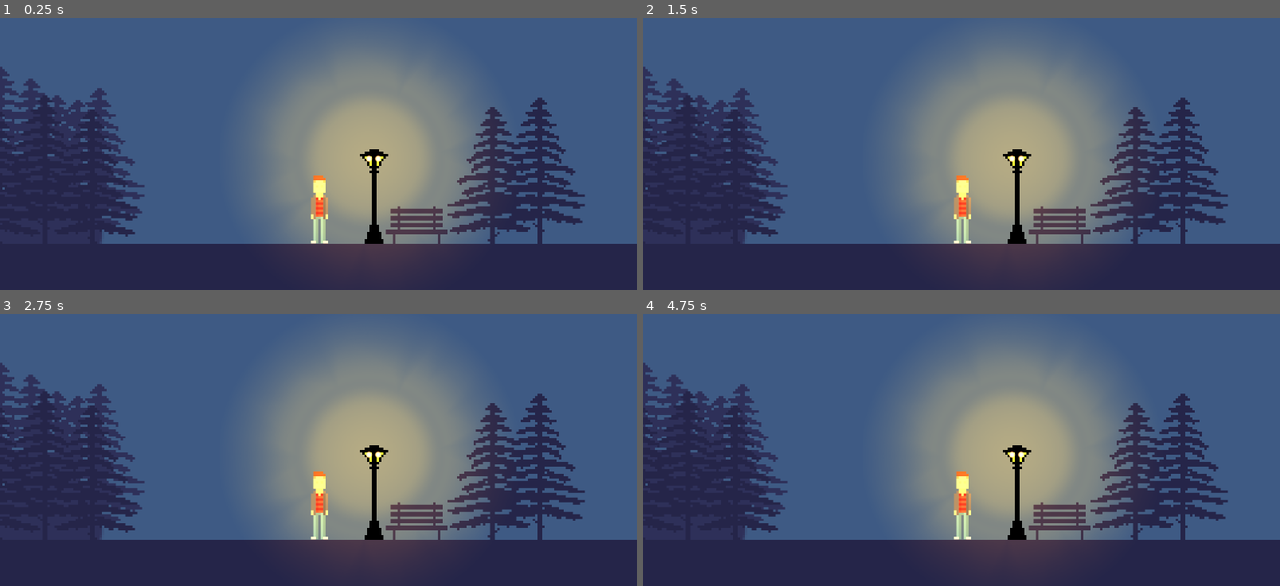
Above: before the commit, frames 1-4 (two rows, left to right).
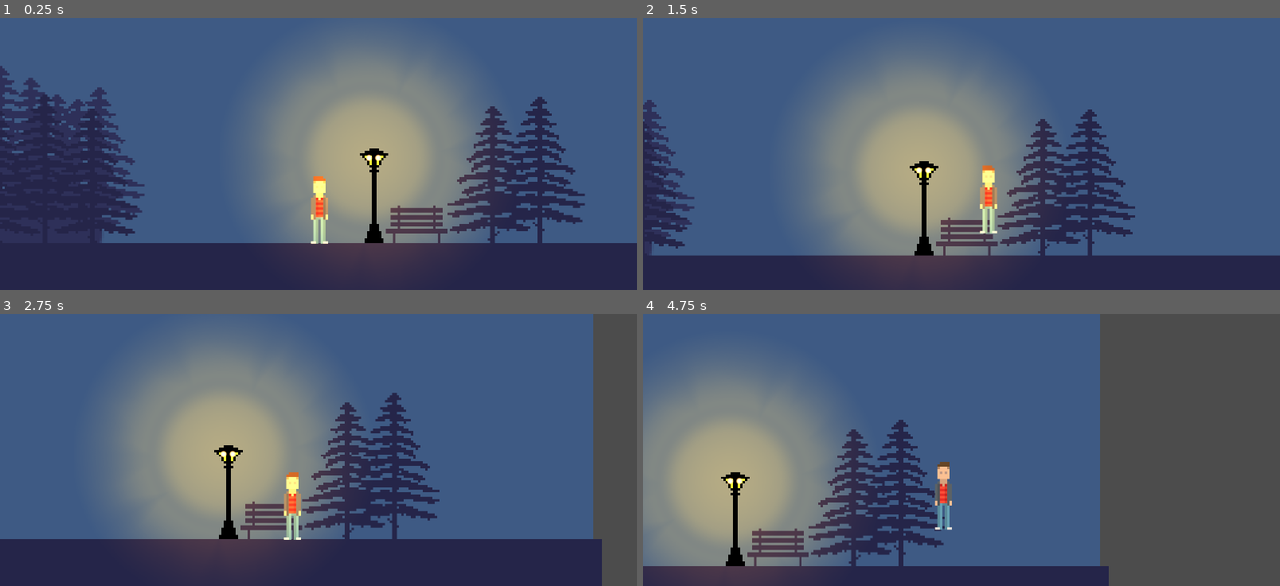
Above: after the commit, the same moments.

Repository: TjCulham/NightCrawler
Game: Godot game, scene res://source/levels/TestLevel.tscn
Same seed, same stepped clock (60 frames per second), same inputs: the game is played once before the commit and once after it.
Inputs:
- Up to frame 1 (0.25 s): no input
- Up to frame 2 (1.5 s): hold W (jump) 0.53-1.28 s; hold D (moveRight) from 0.53 s (still down); tap W (jump) at 1.35 s
- Up to frame 3 (2.75 s): tap W (jump) at 1.52, 1.82 s; release D (moveRight) at 2.03 s; hold A (moveLeft) from 2.03 s (still down); hold W (jump) from 2.03 s (still down)
- Up to frame 4 (4.75 s): release A (moveLeft) at 2.78 s; release W (jump) at 2.78 s; hold D (moveRight) 2.78-4.28 s; tap W (jump) at 2.85, 3.02, 3.32, 4.35, 4.52 s; hold W (jump) 3.53-4.28 s; hold A (moveLeft) from 4.28 s (still down)

The runs differ from the first frame. In frame 1, 2.0% of the frame differs, in the area x 0-100%, y 17-84%; in frame 2, 47%; in frame 3, 59%; in frame 4, 78%, in the area x 0-100%, y 0-100%.

Commit message:
state machine fully implemented

Diff:
--- a/source/actors/plasyerSM.gd
+++ b/source/actors/plasyerSM.gd
@@ -1,23 +1,23 @@
 extends StateMachine
 
-func ready():
+func _ready():
+	print("here")
 	addState("idle")
 	addState("run")
 	addState("jump")
 	addState("fall")
 	call_deferred("setState", states.idle)
 
-func input(event: InputEvent) -> void:
+func _input(event):
 	# if [states.idle, states.run].has(state): # future TODO
-	if state == states.jump:
-		if event.is_action_pressed("jump") && parent.isGrounded:
-			parent.velocity.y = parent.jumpVelocity
+
+	if event.is_action_pressed("jump") && parent.isGrounded:
+		parent.velocity.y = parent.jumpVelocity
 
 
 func stateLogic(delta):
-	print("here")
 	parent.handleMoveInput()
-	parent.applyGravity()
+	parent.applyGravity(delta)
 	parent.applyMovement()
 
 func getTransition(delta):
@@ -53,15 +53,16 @@
 
 
 func enterState(newState, oldState):
-	match newState:
-		states.idle:
-			parent.anim_player.play("idle")
-		states.run:
-			parent.anim_player.play("run")
-		states.jump:
-			parent.anim_player.play("jump")
-		states.fall:
-			parent.anim_player.play("fall")
+#	match newState:
+#		states.idle:
+#			parent.anim_player.play("idle")
+#		states.run:
+#			parent.anim_player.play("run")
+#		states.jump:
+#			parent.anim_player.play("jump")
+#		states.fall:
+#			parent.anim_player.play("fall")
+	pass
 	# add animation states TODO
 
 func exitState(oldState, newState):
--- a/source/actors/player.gd
+++ b/source/actors/player.gd
@@ -41,6 +41,7 @@
 #	return false # loop completes
 
 
+#///////////////////////////////// OLD //////////////////////////
 
 #func _physics_process(delta: float) -> void:
 #	var direction: = getDirection()
